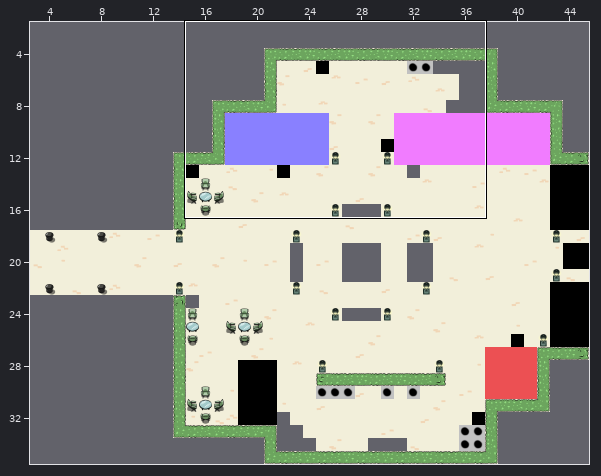
An edit to a level. Tiled map, data/TheLostWill/map/world.tmx. The picture above shows the old version from afar; the outline marks the close-up.
Close-up. Before the commit:
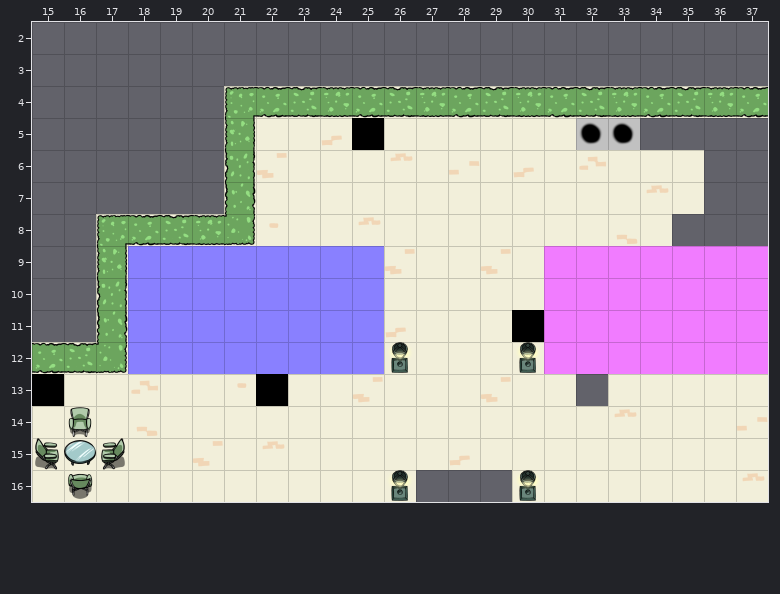
Cells are 128x128 px. Shown: x 15..37, y 2..16. The commit also changed other parts of the map, which this record leaves out.
After the commit:
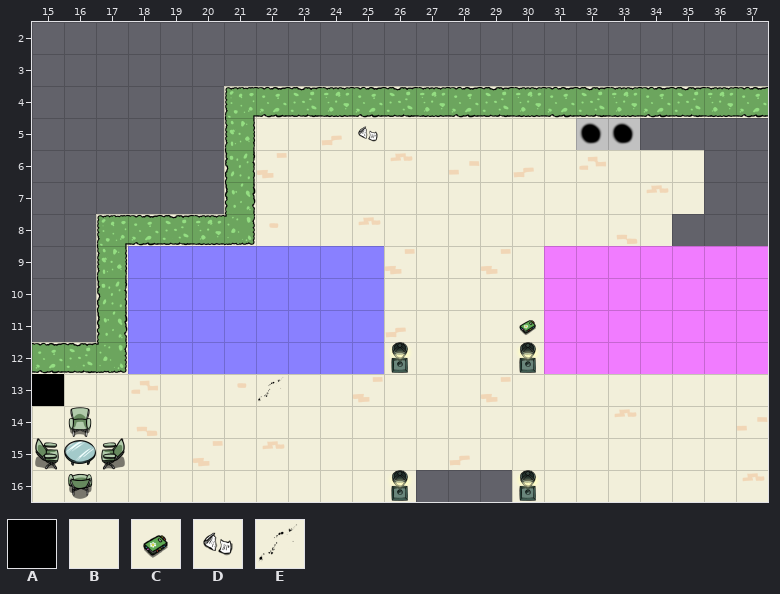
Key: from "ground": A 0, B 8, C 40, D 42, E 43.
_ is an empty cell, . an unchanged one.
Difference:
--- layer "Calque de Tuiles 1"
@@ x 25..25 @@
- 5 A
+ 5 D
@@ x 30..30 @@
-11 A
+11 C
@@ x 22..32 @@
-13 A........._
+13 E.........B
